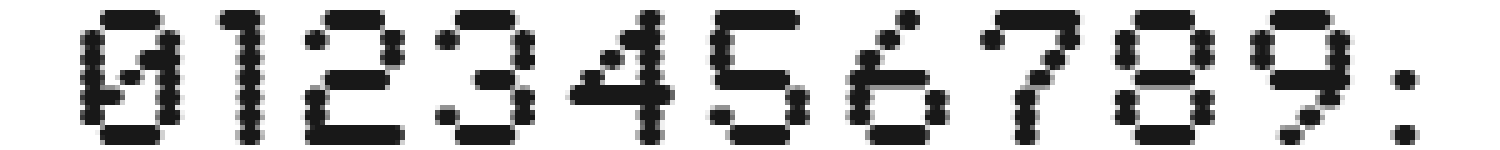
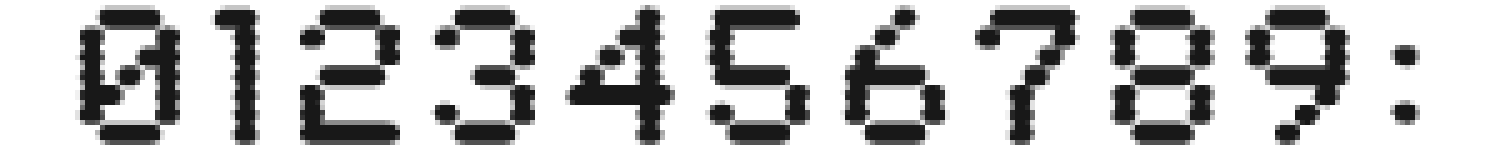
Revision of a layered w=1500, h=150 image; what changed, layer by layer:
added layer ":" above "0123456789" over [1390, 45, 1420, 125]
renamed "0123456789:" to "0123456789", painted on it over [75, 5, 1420, 145]
